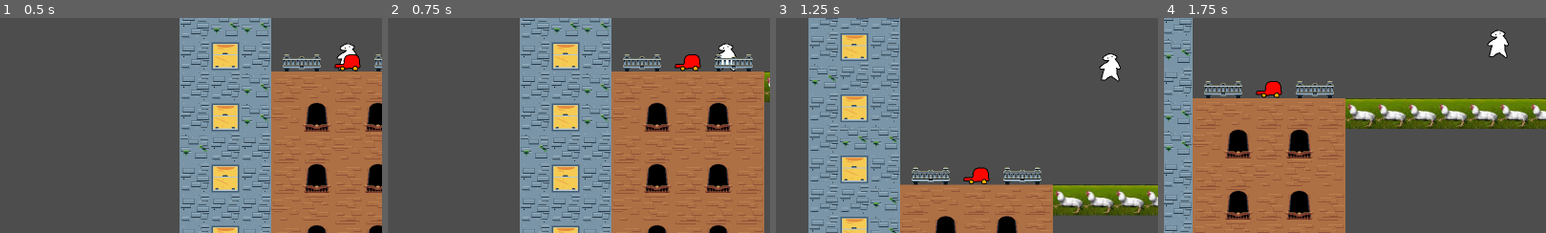
Above: before the commit, frames 1-4 (left to right).
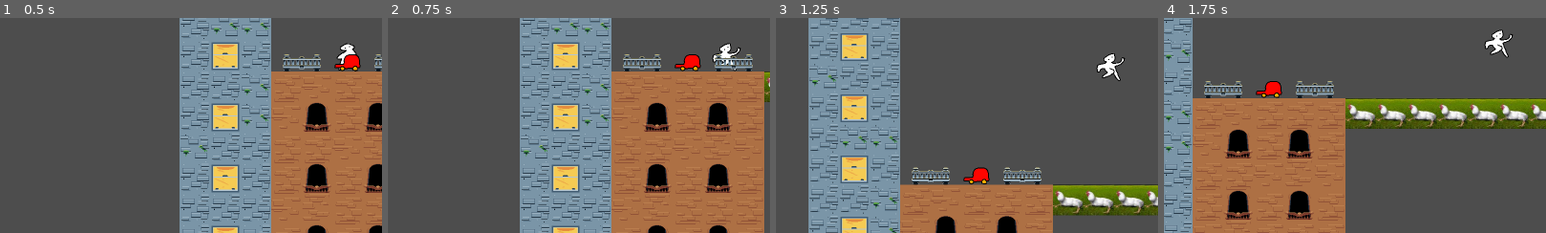
Above: after the commit, the same moments.

Repository: Lagoliri-Troglodytes/project-duct-tape
Game: Godot game, scene res://scenes/game.tscn
The game is run twice, just before and just after one commit, with the same random seed, the same clock (stepped at 60 frames per second) and the same inputs.
Inputs:
- Up to frame 1 (0.5 s): no input
- Up to frame 2 (0.75 s): tap Enter at 0.5 s; hold D (move_right) from 0.53 s (still down)
- Up to frame 3 (1.25 s): keep holding D (move_right); tap Space (jump) at 0.77 s
- Up to frame 4 (1.75 s): keep holding D (move_right); tap Space (jump) at 1.52 s
The pictures show only the part of the screen within x 4-54%, y 50-100%; the shares and areas given below are measured in that part.

Frame 1 is identical in both runs. In frame 2, 0.2% of the frame differs, in the area x 84-93%, y 11-25%; in frame 3, 0.4%, in the area x 83-92%, y 16-30%; in frame 4, 0.4%.

Commit message:
Moving_Animation
Added movement animation to Jeremy

Diff:
--- a/scripts/player.gd
+++ b/scripts/player.gd
@@ -37,6 +37,13 @@
 	else:
 		$AnimatedSprite2D.stop()
 
+	if velocity.x != 0:
+		$AnimatedSprite2D.animation = "walking"
+		$AnimatedSprite2D.flip_v = false
+		$AnimatedSprite2D.flip_h = velocity.x < 0
+	elif velocity.x == 0:
+		$AnimatedSprite2D.animation = "default"
+
 	move_and_slide()
 
 
